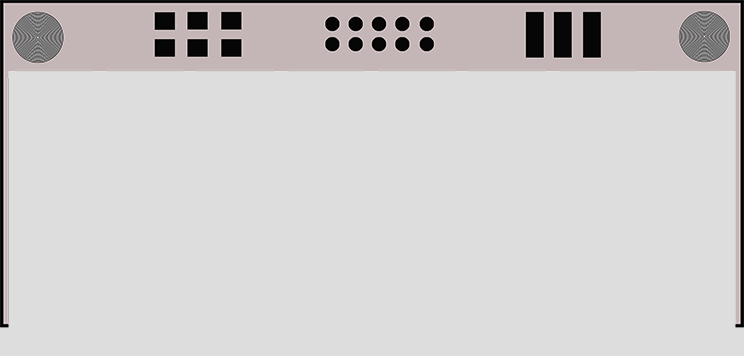
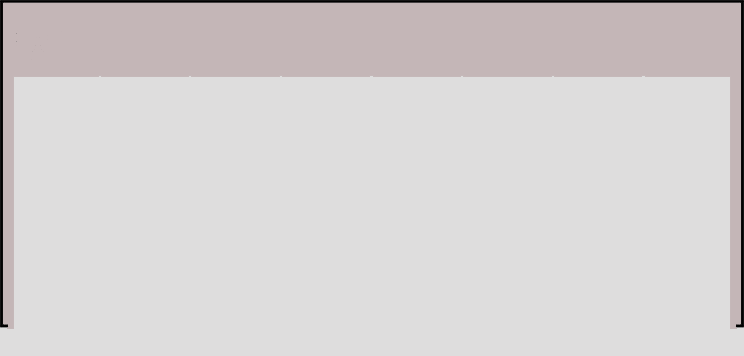
Two versions of the same layered image (744×356). Layer-by-layer changes:
painted on "Layer 0" over (2, 2, 742, 329)
